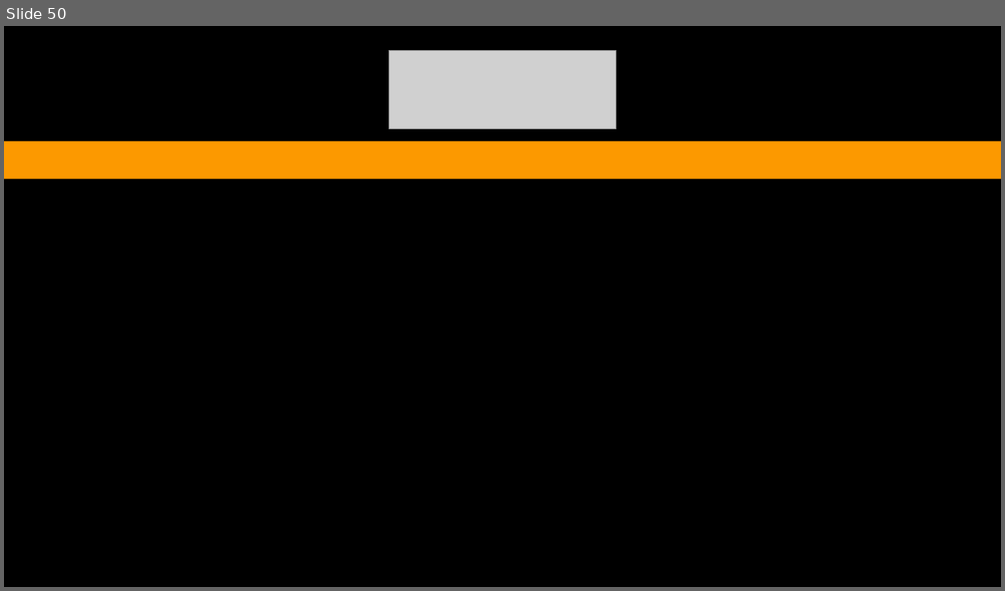
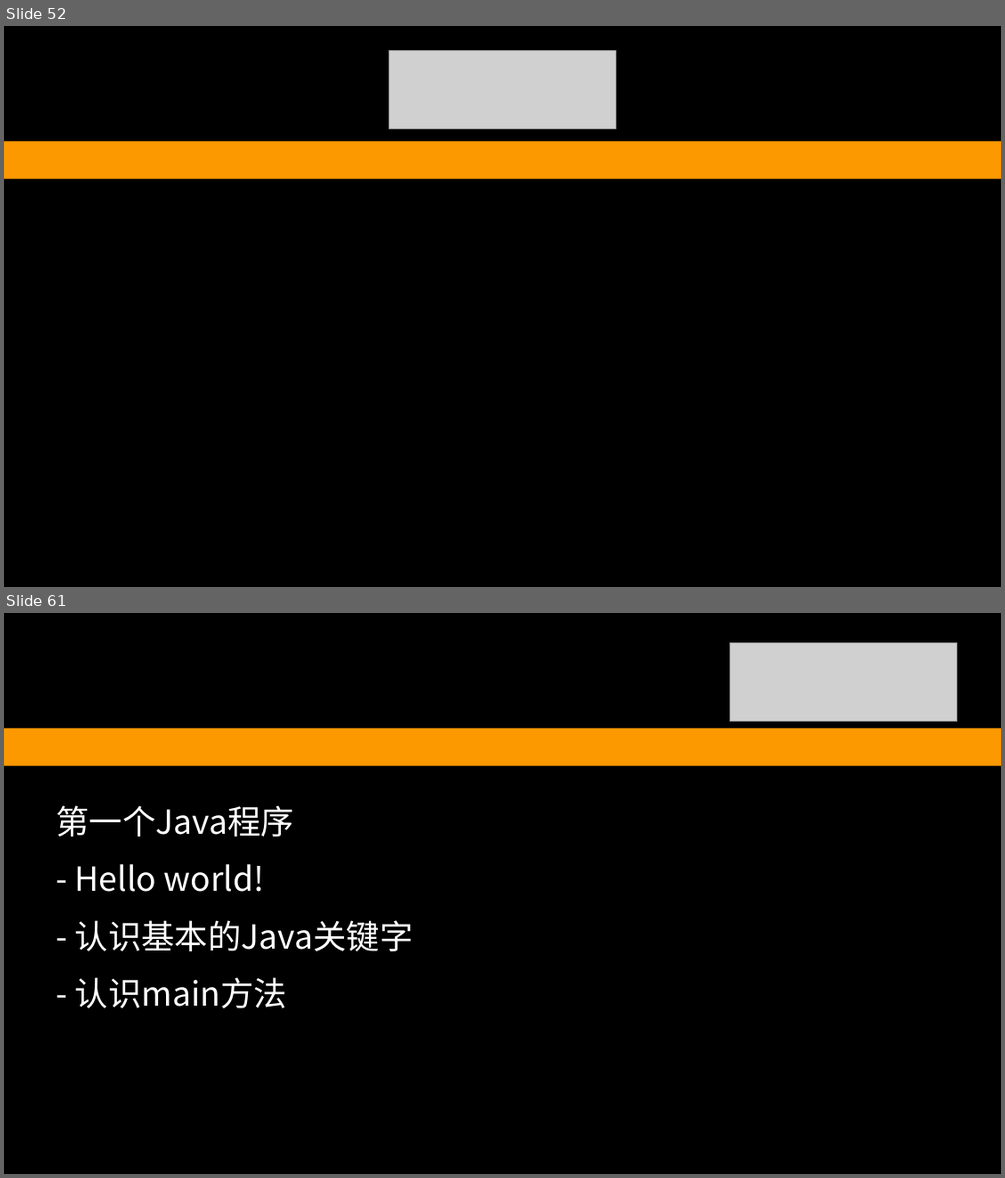
Before and after one commit to redskirt/liu-coding, a slide deck: doc/LiuCoding-TUT 2.pptx. Shown one above the other, each under a label of ours: slide 50 before the commit, slides 52 and 61 after it; the slides between them are not shown. The pictures are 1005x591 and 1005x1178 pixels, drawn with LibreOffice and Linux fonts; fonts in the diff are those of the drawing; grey boxes stand for pictures. Boxes give left, top, right and bottom in pixels: in the first picture for what was removed or moved away, otherwise in the second. Text is boxed around its words. In the diff, an @@ line names an element or a change of style, - is before the commit and + after.

```diff
--- a/doc/LiuCoding-TUT 2.pptx
+++ b/doc/LiuCoding-TUT 2.pptx
@@ slide 61 added at bbox=[4, 613, 1001, 1174], background #FFFFFF; not listed: 2 template elements that a slide beside it also shows @@
@@ picture added at bbox=[730, 643, 956, 721] @@
@@ text added at bbox=[56, 805, 413, 1008], 32 pt, text #FFFFFF @@
+第一个Java程序
+- Hello world!
+- 认识基本的Java关键字
+- 认识main方法
@@ what was slide 50 is now slide 52 @@
```
Also in this commit, not shown: 15 slides changed, 9 other slides added, 5 other files.
